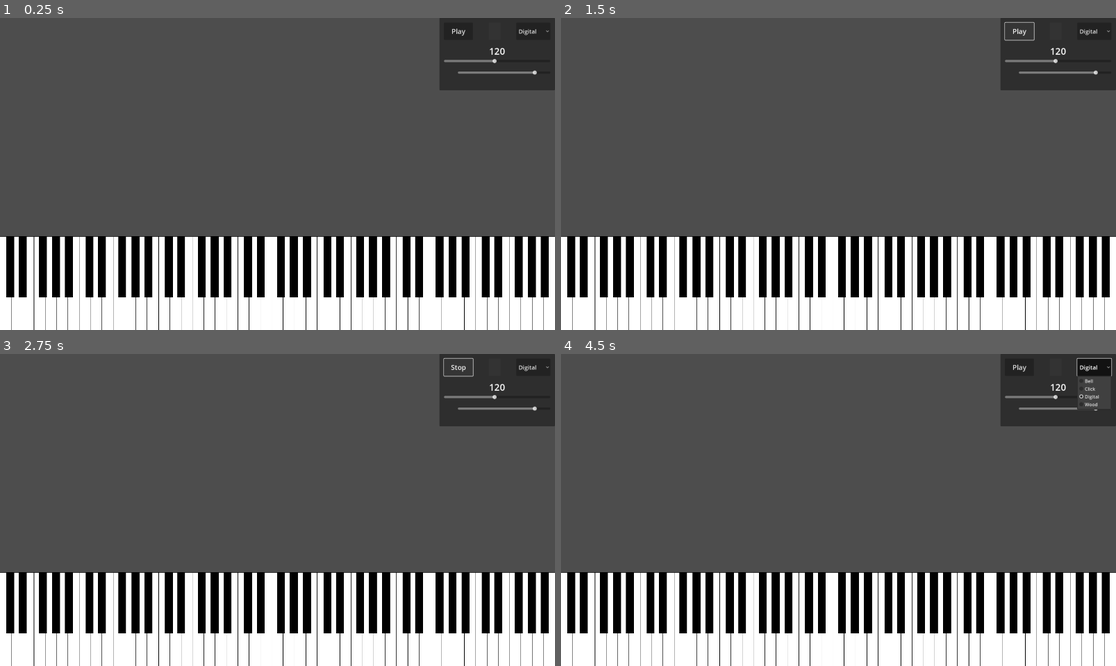
Above: before the commit, frames 1-4 (two rows, left to right).
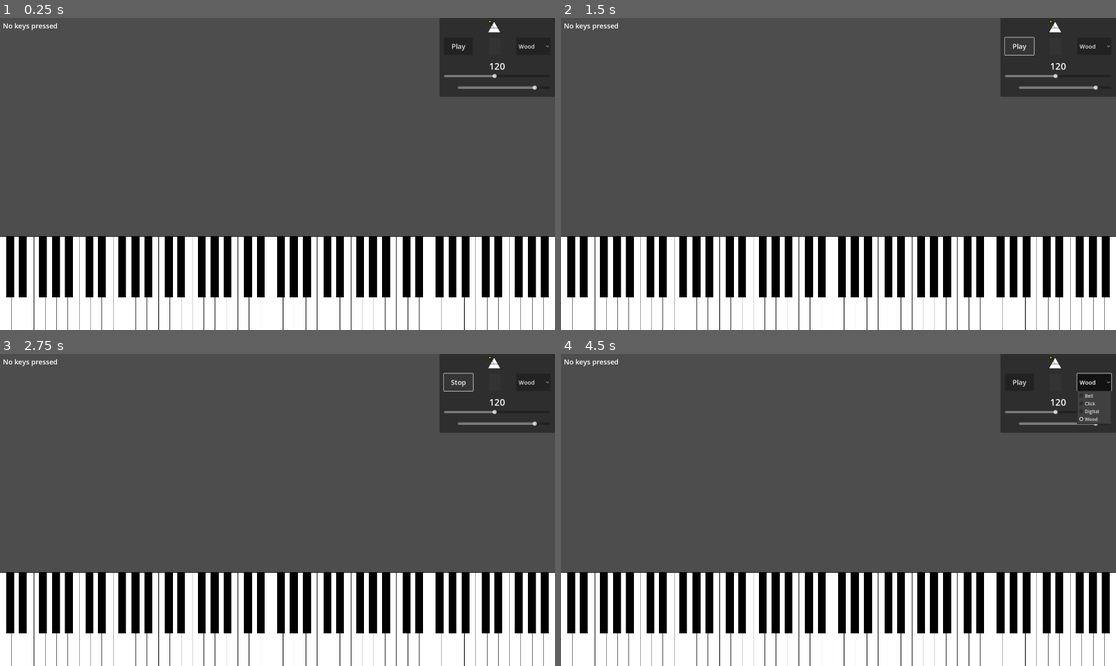
Above: after the commit, the same moments.

Repository: PianoFitness/piano-fitness-app
Game: Godot game, scene res://scenes/piano.tscn
The game is run twice, just before and just after one commit, with the same random seed, the same clock (stepped at 60 frames per second) and the same inputs. The project has no main scene, so this scene is started directly.
Inputs:
- Up to frame 1 (0.25 s): no input
- Up to frame 2 (1.5 s): click "Play" at 0.5 s; click "Stop" at 1.25 s
- Up to frame 3 (2.75 s): click "Play" at 2 s
- Up to frame 4 (4.5 s): click "Digital" (after the commit: "Wood") at 2.75 s; click "Stop" at 3.5 s; click "Digital" (after the commit: "Wood") at 4.25 s

The runs differ from the first frame. In frame 1, 1.1% of the frame differs, in the area x 0-100%, y 0-26%; in frame 2, 1.2%; in frame 3, 1.2%; in frame 4, 1.7%.

Commit message:
Add icon

Diff:
--- /dev/null
+++ b/app/assets/images/metronome.svg
@@ -0,0 +1,96 @@
+<?xml version="1.0" encoding="UTF-8" standalone="no"?>
+<!-- Created with Inkscape (http://www.inkscape.org/) -->
+
+<svg
+   width="48"
+   height="48"
+   viewBox="0 0 12.7 12.7"
+   version="1.1"
+   id="svg1"
+   inkscape:version="1.3.2 (091e20e, 2023-11-25)"
+   sodipodi:docname="metronome.svg"
+   xmlns:inkscape="http://www.inkscape.org/namespaces/inkscape"
+   xmlns:sodipodi="http://sodipodi.sourceforge.net/DTD/sodipodi-0.dtd"
+   xmlns="http://www.w3.org/2000/svg"
+   xmlns:svg="http://www.w3.org/2000/svg">
+  <sodipodi:namedview
+     id="namedview1"
+     pagecolor="#505050"
+     bordercolor="#eeeeee"
+     borderopacity="1"
+     inkscape:showpageshadow="0"
+     inkscape:pageopacity="0"
+     inkscape:pagecheckerboard="0"
+     inkscape:deskcolor="#505050"
+     inkscape:document-units="mm"
+     inkscape:zoom="16"
+     inkscape:cx="28.6875"
+     inkscape:cy="21.4375"
+     inkscape:window-width="1920"
+     inkscape:window-height="1027"
+     inkscape:window-x="0"
+     inkscape:window-y="25"
+     inkscape:window-maximized="1"
+     inkscape:current-layer="layer1" />
+  <defs
+     id="defs1">
+    <clipPath
+       clipPathUnits="userSpaceOnUse"
+       id="clipPath52">
+      <path
+         id="path52"
+         style="stroke-width:0.1;stroke-linecap:square;paint-order:markers fill stroke;stop-color:#000000"
+         d="m -880.82767,-187.29769 h 1640.84 v 73.28155 h -1640.84 z" />
+    </clipPath>
+  </defs>
+  <g
+     inkscape:label="Layer 1"
+     inkscape:groupmode="layer"
+     id="layer1">
+    <path
+       sodipodi:type="star"
+       style="fill:#ffffff;stroke-width:0.26442131;stroke:#000000;stroke-opacity:1;stroke-dasharray:none;stroke-linejoin:round;fill-opacity:1"
+       id="path1"
+       inkscape:flatsided="false"
+       sodipodi:sides="3"
+       sodipodi:cx="6.3403654"
+       sodipodi:cy="12.70854"
+       sodipodi:r1="5.9542279"
+       sodipodi:r2="2.9771137"
+       sodipodi:arg1="-1.5707963"
+       sodipodi:arg2="-0.52359878"
+       inkscape:rounded="0"
+       inkscape:randomized="0"
+       d="m 6.3403656,6.754312 2.5782559,4.465671 2.5782565,4.465671 -5.1565126,0 -5.1565127,0 2.5782566,-4.465671 z"
+       inkscape:transform-center-y="-1.6832174"
+       transform="matrix(1.1307712,0,0,1.1307712,-0.93345523,-5.5273093)" />
+    <path
+       style="fill:none;stroke:#000000;stroke-width:0.299;stroke-linejoin:round;stroke-dasharray:none;stroke-opacity:1"
+       d="m 2.7530536,8.1201177 6.9371061,0"
+       id="path2"
+       sodipodi:nodetypes="cc" />
+    <path
+       style="fill:none;stroke:#000000;stroke-width:0.299;stroke-linecap:round;stroke-linejoin:round;stroke-dasharray:none;stroke-opacity:1"
+       d="M 6.1415314,8.0697916 2.5796875,2.745052"
+       id="path3"
+       sodipodi:nodetypes="cc" />
+    <path
+       sodipodi:type="star"
+       style="fill:#ffcc00;stroke:#000000;stroke-width:0.199;stroke-linecap:round;stroke-linejoin:round;stroke-dasharray:none;stroke-opacity:1"
+       id="path4"
+       inkscape:flatsided="false"
+       sodipodi:sides="5"
+       sodipodi:cx="3.0592449"
+       sodipodi:cy="3.4230468"
+       sodipodi:r1="0.93368775"
+       sodipodi:r2="0.46684381"
+       sodipodi:arg1="0.40024066"
+       sodipodi:arg2="1.0285592"
+       inkscape:rounded="0"
+       inkscape:randomized="0"
+       d="M 3.9191407,3.7868489 3.3001613,3.8229249 2.9789709,4.3532774 2.7533855,3.775741 2.149737,3.6341588 2.629297,3.2411458 2.577412,2.6232907 3.0993818,2.9579316 3.6709636,2.7176583 3.5139987,3.3174908 Z"
+       inkscape:transform-center-x="0.038560298"
+       inkscape:transform-center-y="0.1014091"
+       transform="matrix(1.554469,0,0,1.554469,-2.4597162,-3.1303785)" />
+  </g>
+</svg>
--- a/app/scenes/metronome.gd
+++ b/app/scenes/metronome.gd
@@ -22,8 +22,8 @@
 
 const DEFAULT_SETTINGS = {
 	"bpm": 120.0,
-	"volume_db": -6.0,
-	"sound": "digital"
+	"volume_db": - 6.0,
+	"sound": "wood"
 }
 
 var sound_players: Dictionary = {}
--- a/app/scenes/metronome.tscn
+++ b/app/scenes/metronome.tscn
@@ -1,6 +1,7 @@
-[gd_scene load_steps=2 format=3 uid="uid://qnn08ykran7h"]
+[gd_scene load_steps=3 format=3 uid="uid://qnn08ykran7h"]
 
 [ext_resource type="Script" path="res://scenes/metronome.gd" id="1_m4k2l"]
+[ext_resource type="Texture2D" uid="uid://dfe64iy37i1al" path="res://assets/images/metronome.svg" id="2_y7314"]
 
 [node name="Metronome" type="Control"]
 layout_mode = 3
@@ -30,6 +31,19 @@
 [node name="VBox" type="VBoxContainer" parent="PanelContainer/MarginContainer"]
 layout_mode = 2
 theme_override_constants/separation = 16
+
+[node name="CenterContainer" type="CenterContainer" parent="PanelContainer/MarginContainer/VBox"]
+layout_mode = 2
+
+[node name="MarginContainer" type="MarginContainer" parent="PanelContainer/MarginContainer/VBox/CenterContainer"]
+layout_mode = 2
+theme_override_constants/margin_top = 10
+theme_override_constants/margin_right = 20
+
+[node name="TextureRect" type="TextureRect" parent="PanelContainer/MarginContainer/VBox/CenterContainer/MarginContainer"]
+layout_mode = 2
+texture = ExtResource("2_y7314")
+stretch_mode = 4
 
 [node name="TopRow" type="HBoxContainer" parent="PanelContainer/MarginContainer/VBox"]
 layout_mode = 2
--- a/app/scenes/note_display.gd
+++ b/app/scenes/note_display.gd
@@ -51,4 +51,4 @@
 	else:
 		# Create display text using sorted note names
 		var display_names = active_notes.map(func(info): return info.display_name)
-		text = "[b]Playing:[/b] " + " [color=gray]•[/color] ".join(display_names)
+		text = "Playing: " + " [color=gray]•[/color] ".join(display_names)
--- a/app/scenes/piano.tscn
+++ b/app/scenes/piano.tscn
@@ -13,15 +13,18 @@
 grow_vertical = 2
 script = ExtResource("1_16djv")
 
-[node name="PianoKeys" type="Node2D" parent="."]
-
 [node name="NoteDisplay" type="RichTextLabel" parent="."]
 layout_mode = 1
+anchors_preset = 10
+anchor_right = 1.0
 offset_left = 10.0
-offset_top = -50.0
-offset_right = 400.0
+offset_top = 10.0
+offset_bottom = 10.0
+grow_horizontal = 2
 script = ExtResource("2_4lvi2")
 
-[node name="CanvasLayer" type="CanvasLayer" parent="."]
+[node name="PianoKeys" type="Node2D" parent="."]
+position = Vector2(0, 100)
 
-[node name="Metronome" parent="CanvasLayer" instance=ExtResource("3_m4k2l")]
+[node name="CanvasLayer#Metronome" parent="." instance=ExtResource("3_m4k2l")]
+layout_mode = 1
Not shown, added: app/assets/images/metronome.svg.import
